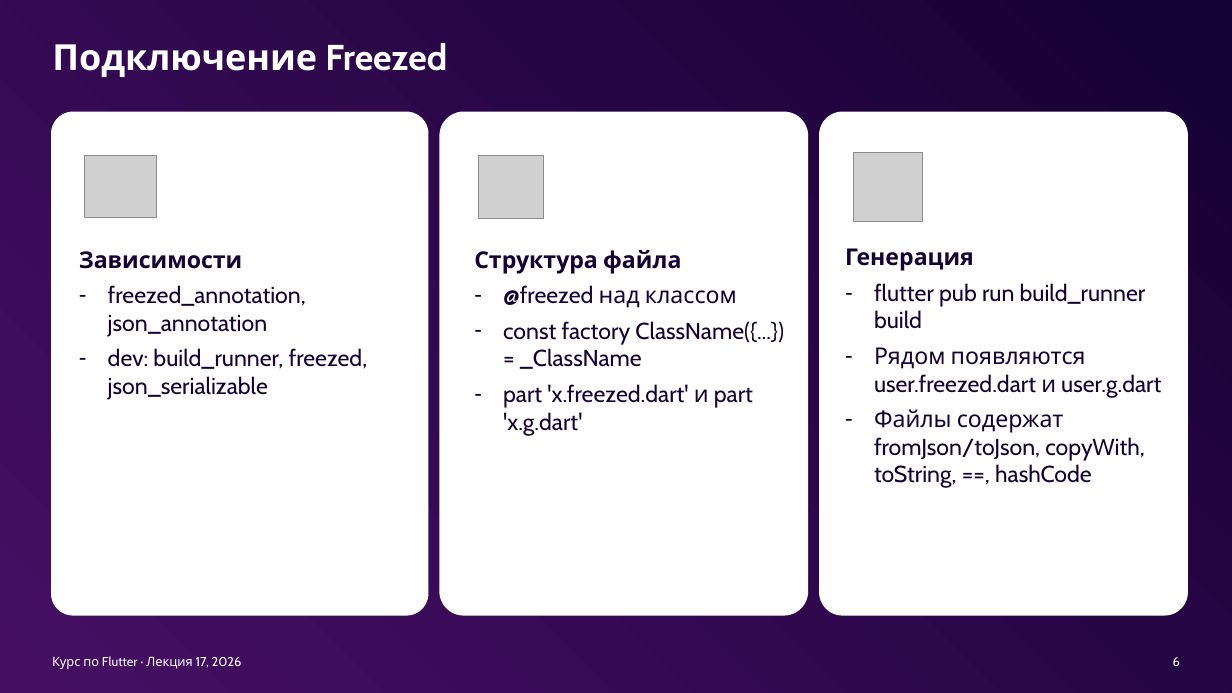
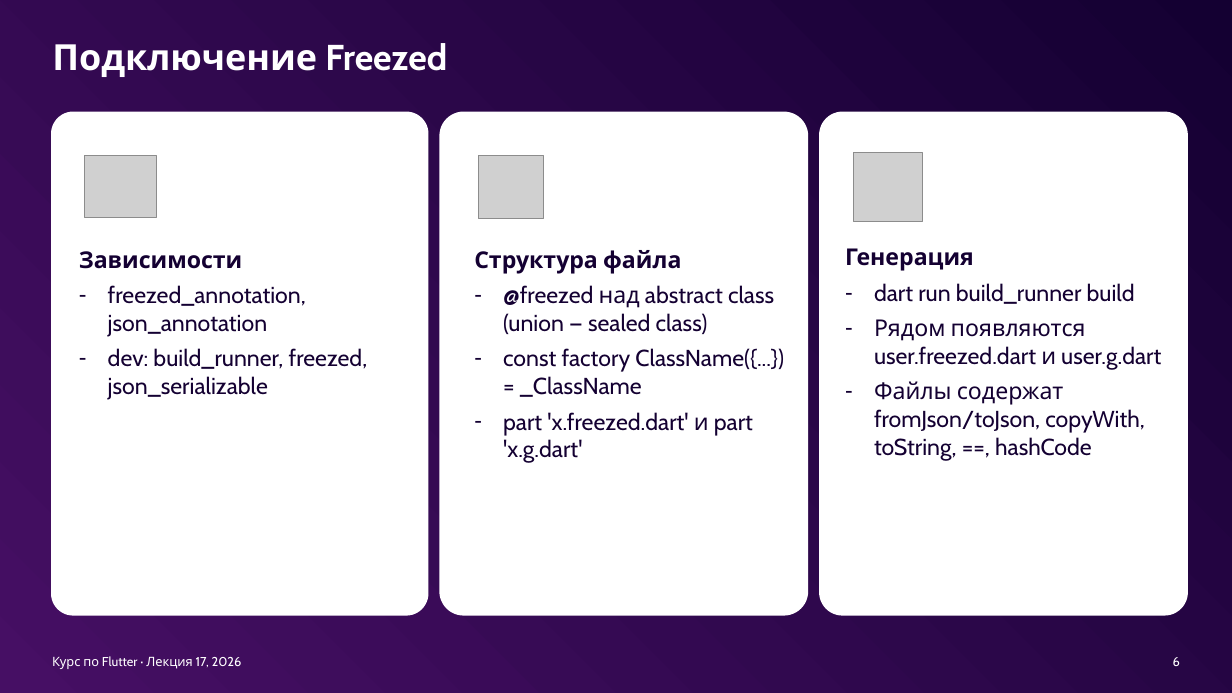
Before and after one commit to xander9112/university_flutter_course, a slide deck: slide 6 of Лекция 17 - Генерация кода/Лекция 17 - Генерация кода.pptx. Drawn at 1232x693 pixels with LibreOffice and Linux fonts; fonts in the diff are those of the drawing; grey boxes stand for pictures; background and template pictures are left out. Boxes give left, top, right and bottom in pixels: in the first picture for what was removed or moved away, otherwise in the second. Text is boxed around its words. In the diff, an @@ line names an element or a change of style, - is before the commit and + after.

```diff
--- a/Лекция 17 - Генерация кода/Лекция 17 - Генерация кода.pptx
+++ b/Лекция 17 - Генерация кода/Лекция 17 - Генерация кода.pptx
@@ text at (x1=503, y1=285, x2=774, y2=334): text changed @@
-– @freezed над классом
+– @freezed над abstract class (union — sealed class)
@@ text at (x1=874, y1=283, x2=1135, y2=304): text changed @@
-– flutter pub run build_runner build
+– dart run build_runner build
```
Also in this commit, not shown: 3 other slides changed, 16 other files.
